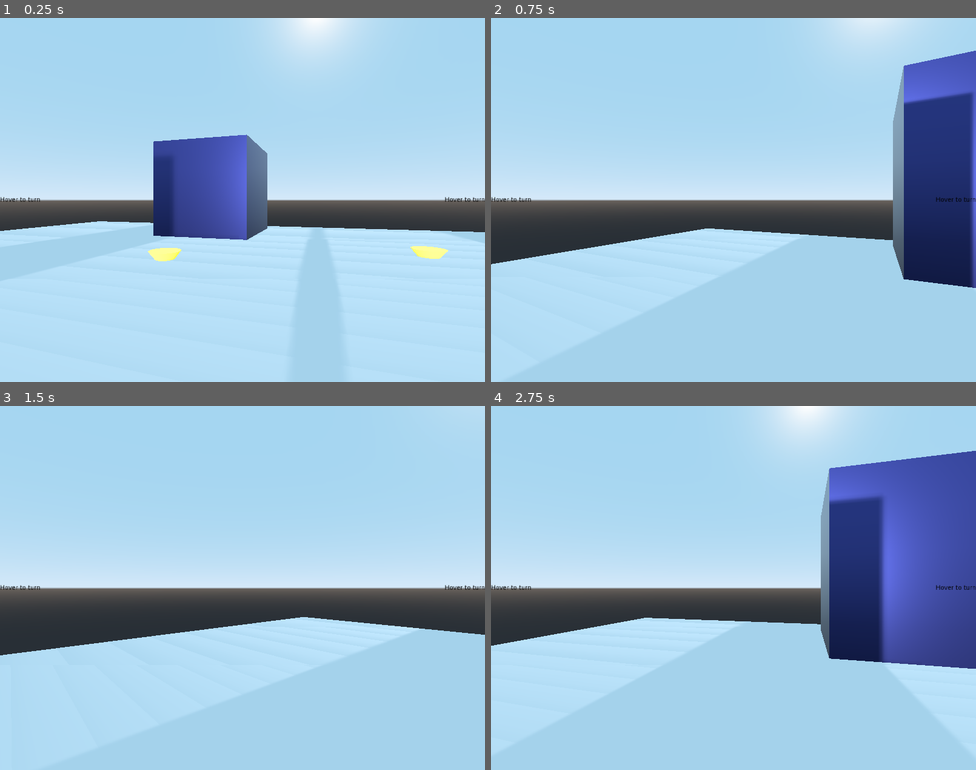
Above: before the commit, frames 1-4 (two rows, left to right).
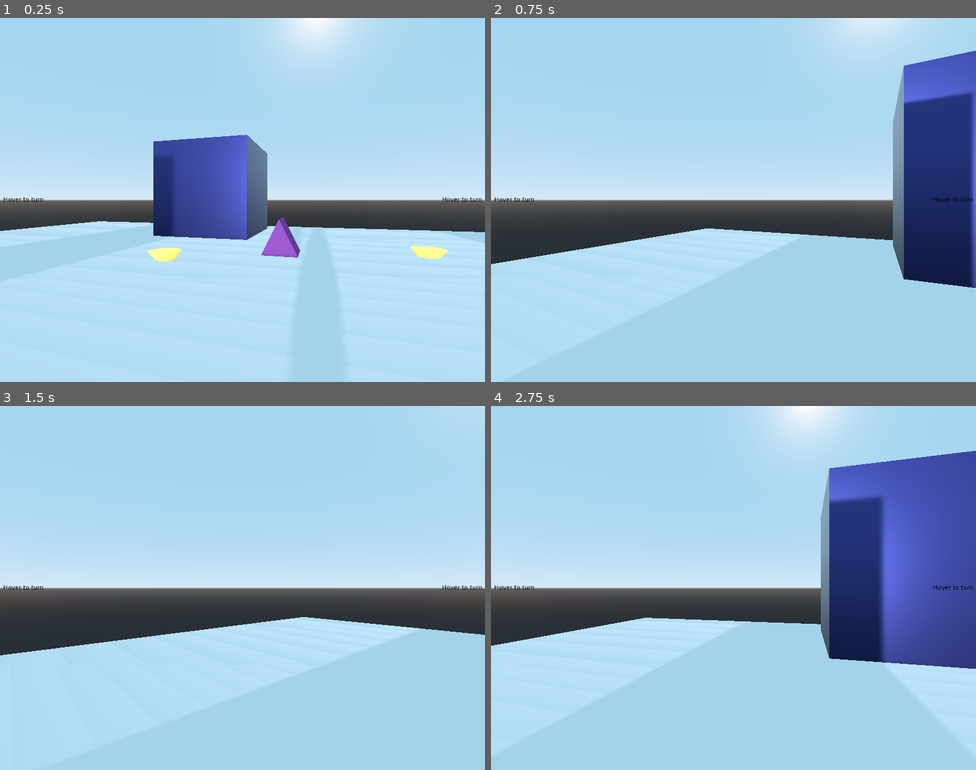
Above: after the commit, the same moments.

Repository: BrodyRas/AnnaSwift
Game: Godot game, scene res://Main.tscn
Two runs of this game, one before a commit and one after it. Both use one fixed random seed, a clock stepped at 60 frames per second and the inputs below.
Inputs (mouse positions are in pixels of both pictures, inside the frame that each line leads up to):
- Up to frame 1 (0.25 s): no input
- Up to frame 2 (0.75 s): tap Enter at 0.5 s; move the mouse to (515, 200) at 0.52 s; click (515, 200) at 0.67 s
- Up to frame 3 (1.5 s): move the mouse to (460, 588) at 1.27 s; click (460, 588) at 1.42 s
- Up to frame 4 (2.75 s): move the mouse to (782, 507) at 2.02 s; click (782, 507) at 2.17 s

The runs differ from the first frame. In frame 1, 0.7% of the frame differs, in the area x 0-100%, y 49-66%; in frame 2, 0.1%; in frame 3, 0.1%; in frame 4, 0.1%.

Commit message:
Created Clue View / improved movement

Diff:
--- /dev/null
+++ b/Clue2.gd
@@ -0,0 +1,10 @@
+extends Spatial
+
+signal clueClicked
+
+func _on_Clue2Area_input_event(camera, event, position, normal, shape_idx):
+	event = event as InputEventMouseButton
+	if (event != null and
+		event.button_index == BUTTON_LEFT and
+		event.pressed == true):
+			emit_signal("clueClicked", self.find_node("Camera"))
--- /dev/null
+++ b/ClueUI.gd
@@ -0,0 +1,14 @@
+extends Control
+
+# Once you click on a clue, make the Clue UI visible
+func _ready():
+	var clues = get_tree().get_root().find_node("Clues", true, false).get_children()
+	for clue in clues:
+		clue.connect("clueClicked", self, "_on_clueClicked")
+
+func _on_clueClicked(_camera: Camera):
+	self.visible = true
+
+# Once the back button is pressed, hide the Clue UI
+func _on_clueBackButton_button_down():
+	self.visible = false
--- a/Left Area Collision.gd
+++ /dev/null
@@ -1,16 +0,0 @@
-extends CollisionShape2D
-
-
-# Declare member variables here. Examples:
-# var a = 2
-# var b = "text"
-
-
-# Called when the node enters the scene tree for the first time.
-func _ready():
-	pass # Replace with function body.
-
-
-# Called every frame. 'delta' is the elapsed time since the previous frame.
-#func _process(delta):
-#	pass
--- a/Left Panel.gd
+++ /dev/null
@@ -1,19 +0,0 @@
-extends Panel
-
-
-# Declare member variables here. Examples:
-# var a = 2
-# var b = "text"
-
-
-# Called when the node enters the scene tree for the first time.
-func _ready():
-	pass # Replace with function body.
-
-func _input(event):
-	print(event)
-	pass
-
-# Called every frame. 'delta' is the elapsed time since the previous frame.
-#func _process(delta):
-#	pass
--- a/Main.tscn
+++ b/Main.tscn
@@ -1,26 +1,39 @@
-[gd_scene load_steps=12 format=2]
+[gd_scene load_steps=17 format=2]
 
 [ext_resource path="res://Player.tscn" type="PackedScene" id=1]
 [ext_resource path="res://ui_theme.tres" type="Theme" id=2]
 [ext_resource path="res://Player.gd" type="Script" id=3]
-[ext_resource path="res://Left Area Collision.gd" type="Script" id=4]
+[ext_resource path="res://clue.tscn" type="PackedScene" id=4]
 [ext_resource path="res://boxMat.tres" type="Material" id=5]
 [ext_resource path="res://WalkNode.tscn" type="PackedScene" id=6]
+[ext_resource path="res://MovementUI.gd" type="Script" id=7]
+[ext_resource path="res://ClueUI.gd" type="Script" id=8]
+[ext_resource path="res://Clue2.gd" type="Script" id=9]
 
 [sub_resource type="SpatialMaterial" id=1]
 
 [sub_resource type="CubeMesh" id=2]
 size = Vector3( 60, 2, 60 )
 
-[sub_resource type="BoxShape" id=3]
-extents = Vector3( 30, 1, 30 )
-
 [sub_resource type="RectangleShape2D" id=9]
 extents = Vector2( 47, 384 )
 
 [sub_resource type="CubeMesh" id=8]
 
+[sub_resource type="SphereMesh" id=10]
+
+[sub_resource type="SpatialMaterial" id=11]
+albedo_color = Color( 0.176471, 0.643137, 0.227451, 1 )
+
+[sub_resource type="CylinderShape" id=12]
+radius = 2.30444
+height = 3.73302
+
 [node name="Main" type="Node"]
+
+[node name="DirectionalLight" type="DirectionalLight" parent="."]
+transform = Transform( 1, 0, 0, 0, 0.998573, 0.0533991, 0, -0.0533991, 0.998573, 0.736142, 12.0197, 4.82625 )
+shadow_enabled = true
 
 [node name="Ground" type="Spatial" parent="."]
 transform = Transform( 1, 0, 0, 0, 1, 0, 0, 0, 1, 0, -1, 0 )
@@ -30,53 +43,69 @@
 mesh = SubResource( 2 )
 material/0 = null
 
-[node name="CollisionShape" type="CollisionShape" parent="Ground"]
-shape = SubResource( 3 )
+[node name="Player" parent="." instance=ExtResource( 1 )]
+transform = Transform( 0.960665, 0, 0.277711, 0, 1, 0, -0.277711, 0, 0.960665, 0.00596961, 0.0432703, 0.0421471 )
+script = ExtResource( 3 )
 
-[node name="DirectionalLight" type="DirectionalLight" parent="."]
-transform = Transform( 1, 0, 0, 0, 0.998573, 0.0533991, 0, -0.0533991, 0.998573, 0.736142, 12.0197, 4.82625 )
-shadow_enabled = true
-
-[node name="UI" type="Control" parent="."]
+[node name="MovementUI" type="Control" parent="."]
 anchor_right = 1.0
 anchor_bottom = 1.0
 mouse_filter = 2
 theme = ExtResource( 2 )
+script = ExtResource( 7 )
 
-[node name="Left Label" type="Label" parent="UI"]
+[node name="Left Label" type="Label" parent="MovementUI"]
 anchor_top = 0.5
 anchor_bottom = 0.5
+margin_left = 7.0
 margin_top = -7.0
-margin_right = 85.0
+margin_right = 92.0
 margin_bottom = 7.0
 custom_colors/font_color = Color( 0, 0, 0, 1 )
 text = "Hover to turn"
 
-[node name="Right Label" type="Label" parent="UI"]
+[node name="Right Label" type="Label" parent="MovementUI"]
 anchor_left = 1.0
 anchor_top = 0.5
 anchor_right = 1.0
 anchor_bottom = 0.5
-margin_left = -85.0
+margin_left = -91.0
 margin_top = -7.0
+margin_right = -6.0
 margin_bottom = 7.0
 custom_colors/font_color = Color( 0, 0, 0, 1 )
 text = "Hover to turn"
 
-[node name="Left Area" type="Area2D" parent="UI"]
+[node name="Left Area" type="Area2D" parent="MovementUI"]
 
-[node name="Left Area Collision" type="CollisionShape2D" parent="UI/Left Area"]
+[node name="Left Area Collision" type="CollisionShape2D" parent="MovementUI/Left Area"]
 position = Vector2( 48, 384 )
 shape = SubResource( 9 )
-script = ExtResource( 4 )
 
-[node name="Right Area" type="Area2D" parent="UI"]
+[node name="Right Area" type="Area2D" parent="MovementUI"]
 position = Vector2( 929, 0 )
 
-[node name="Right Area Collision" type="CollisionShape2D" parent="UI/Right Area"]
+[node name="Right Area Collision" type="CollisionShape2D" parent="MovementUI/Right Area"]
 position = Vector2( 48, 384 )
 shape = SubResource( 9 )
-script = ExtResource( 4 )
+
+[node name="ClueUI" type="Control" parent="."]
+visible = false
+margin_right = 1024.0
+margin_bottom = 768.0
+mouse_filter = 2
+script = ExtResource( 8 )
+
+[node name="clueBackButton" type="Button" parent="ClueUI"]
+anchor_left = 0.5
+anchor_top = 1.0
+anchor_right = 0.5
+anchor_bottom = 1.0
+margin_left = -130.5
+margin_top = -103.0
+margin_right = 130.5
+margin_bottom = -18.0
+text = "Go Back"
 
 [node name="Boxes" type="Spatial" parent="."]
 transform = Transform( 1, 0, 0, 0, 1, 0, 0, 0, 1, 0, -0.81286, 0 )
@@ -129,11 +158,34 @@
 [node name="WalkNode6" parent="WalkNodes" instance=ExtResource( 6 )]
 transform = Transform( 1, 0, 0, 0, 1, 0, 0, 0, 1, 9.96147, -0.0247602, -7.91742 )
 
-[node name="Player" parent="." instance=ExtResource( 1 )]
-transform = Transform( 0.960665, 0, 0.277711, 0, 1, 0, -0.277711, 0, 0.960665, 0.00596961, 0.0432703, 0.0421471 )
-script = ExtResource( 3 )
+[node name="Clues" type="Node" parent="."]
 
-[connection signal="mouse_entered" from="UI/Left Area" to="Player" method="_on_Left_Area_mouse_entered"]
-[connection signal="mouse_exited" from="UI/Left Area" to="Player" method="_on_Left_Area_mouse_exited"]
-[connection signal="mouse_entered" from="UI/Right Area" to="Player" method="_on_Right_Area_mouse_entered"]
-[connection signal="mouse_exited" from="UI/Right Area" to="Player" method="_on_Right_Area_mouse_exited"]
+[node name="Clue" parent="Clues" instance=ExtResource( 4 )]
+transform = Transform( 1, 0, 0, 0, 1, 0, 0, 0, 1, -2, 0, -15 )
+
+[node name="Clue2" type="Spatial" parent="Clues"]
+transform = Transform( 1, 0, 0, 0, 1, 0, 0, 0, 1, 15.3936, 0, -0.306406 )
+script = ExtResource( 9 )
+
+[node name="MeshInstance" type="MeshInstance" parent="Clues/Clue2"]
+transform = Transform( 1, 0, 0, 0, 1, 0, 0, 0, 1, 0, 0.878143, 0 )
+mesh = SubResource( 10 )
+material/0 = SubResource( 11 )
+
+[node name="Clue2Area" type="Area" parent="Clues/Clue2"]
+
+[node name="CollisionShape" type="CollisionShape" parent="Clues/Clue2/Clue2Area"]
+transform = Transform( 1, 0, 0, 0, 1, 0, 0, 0, 1, 0, 1.2934, 0 )
+shape = SubResource( 12 )
+
+[node name="Camera" type="Camera" parent="Clues/Clue2"]
+transform = Transform( -3.78552e-08, 0.5, -0.866025, 2.18557e-08, 0.866025, 0.5, 1, 0, -4.37114e-08, -3.45143, 2.64844, 0 )
+
+[connection signal="mouse_entered" from="MovementUI/Left Area" to="Player" method="_on_Left_Area_mouse_entered"]
+[connection signal="mouse_exited" from="MovementUI/Left Area" to="Player" method="_on_Left_Area_mouse_exited"]
+[connection signal="mouse_entered" from="MovementUI/Right Area" to="Player" method="_on_Right_Area_mouse_entered"]
+[connection signal="mouse_exited" from="MovementUI/Right Area" to="Player" method="_on_Right_Area_mouse_exited"]
+[connection signal="button_down" from="ClueUI/clueBackButton" to="Player" method="_on_clueBackButton_button_down"]
+[connection signal="button_down" from="ClueUI/clueBackButton" to="MovementUI" method="_on_clueBackButton_button_down"]
+[connection signal="button_down" from="ClueUI/clueBackButton" to="ClueUI" method="_on_clueBackButton_button_down"]
+[connection signal="input_event" from="Clues/Clue2/Clue2Area" to="Clues/Clue2" method="_on_Clue2Area_input_event"]
--- /dev/null
+++ b/MovementUI.gd
@@ -0,0 +1,14 @@
+extends Control
+
+# When a clue is clicked, hide the movement UI
+func _ready():
+	var clues = get_tree().get_root().find_node("Clues", true, false).get_children()
+	for clue in clues:
+		clue.connect("clueClicked", self, "_on_clueClicked")
+
+func _on_clueClicked(_camera: Camera):
+	self.visible = false
+
+# Show Movement UI when the Clue Back Button is pressed
+func _on_clueBackButton_button_down():
+	self.visible = true
--- a/Player.gd
+++ b/Player.gd
@@ -1,6 +1,7 @@
 extends Spatial
 
 export var turnSpeed = 1.0
+export var hasMovementControl = true
 var turningLeft = false
 var turningRight = false
 
@@ -12,18 +13,29 @@
 	for child in children:
 		child.connect("walkAreaClicked", self, "_on_WalkArea_Clicked")
 
+	# Connect to clues, so we can inspect them
+	var clues = get_tree().get_root().find_node("Clues", true, false).get_children()
+	for clue in clues:
+		clue.connect("clueClicked", self, "_on_clueClicked")
+
+
+func _on_clueClicked(camera: Camera):
+	camera.current = true
+	hasMovementControl = false
+
 # When a WalkArea is clicked, warp to its global position
 func _on_WalkArea_Clicked(position):
-	self.global_transform.origin = position
+	if hasMovementControl:
+		self.global_transform.origin = position
 
 
 func _physics_process(delta):
-	handleTurning(delta)
+	if hasMovementControl:
+		handleTurning(delta)
 
 func handleTurning(delta):
 	if turningLeft:
 		self.rotate_y(deg2rad(turnSpeed))
-
 	if turningRight:
 		self.rotate_y(deg2rad(-turnSpeed))
 
@@ -35,3 +47,8 @@
 	turningRight = true
 func _on_Right_Area_mouse_exited():
 	turningRight = false
+
+
+func _on_clueBackButton_button_down():
+	self.find_node("playerCamera", true, true).current = true
+	hasMovementControl = true
--- a/Player.tscn
+++ b/Player.tscn
@@ -28,7 +28,7 @@
 mesh = SubResource( 6 )
 material/0 = null
 
-[node name="Camera" type="Camera" parent="KinematicBody"]
+[node name="playerCamera" type="Camera" parent="KinematicBody"]
 transform = Transform( 1, 0, 0, 0, 1, 0, 0, 0, 1, 0, 0.997592, 0 )
 
 [node name="MeshInstance2" type="MeshInstance" parent="KinematicBody"]
--- a/WalkNode.gd
+++ b/WalkNode.gd
@@ -5,7 +5,7 @@
 # Once the area is clicked, emit a signal with global position, so the player can warp to this position
 func _on_MoveArea_input_event(camera, event, position, normal, shape_idx):
 	event = event as InputEventMouseButton
-	if event != null:
-		if event.button_index == BUTTON_LEFT and event.pressed == true:
-			print('clicked', self.global_transform.origin)
+	if (event != null and
+		event.button_index == BUTTON_LEFT and
+		event.pressed == true):
 			emit_signal("walkAreaClicked", self.global_transform.origin)
--- /dev/null
+++ b/clue.gd
@@ -0,0 +1,10 @@
+extends Spatial
+
+signal clueClicked
+
+func _on_clueArea_input_event(camera, event, position, normal, shape_idx):
+	event = event as InputEventMouseButton
+	if (event != null and
+		event.button_index == BUTTON_LEFT and
+		event.pressed == true):
+			emit_signal("clueClicked", self.find_node("clueCamera"))
--- /dev/null
+++ b/clue.tscn
@@ -0,0 +1,32 @@
+[gd_scene load_steps=5 format=2]
+
+[ext_resource path="res://clue.gd" type="Script" id=1]
+
+[sub_resource type="SpatialMaterial" id=1]
+albedo_color = Color( 0.572549, 0.294118, 0.698039, 1 )
+
+[sub_resource type="PrismMesh" id=2]
+material = SubResource( 1 )
+
+[sub_resource type="CylinderShape" id=3]
+radius = 3.0
+height = 5.0
+
+[node name="Clue" type="Spatial"]
+script = ExtResource( 1 )
+
+[node name="MeshInstance" type="MeshInstance" parent="."]
+transform = Transform( 1, 0, 0, 0, 1, 0, 0, 0, 1, 0, 1, 0 )
+mesh = SubResource( 2 )
+material/0 = null
+
+[node name="clueArea" type="Area" parent="."]
+
+[node name="CollisionShape" type="CollisionShape" parent="clueArea"]
+transform = Transform( 1, 0, 0, 0, 1, 0, 0, 0, 1, 0, 2.5, 0 )
+shape = SubResource( 3 )
+
+[node name="clueCamera" type="Camera" parent="."]
+transform = Transform( 1, 0, 0, 0, 0.866025, 0.5, 0, -0.5, 0.866025, 0, 3, 4 )
+
+[connection signal="input_event" from="clueArea" to="." method="_on_clueArea_input_event"]
